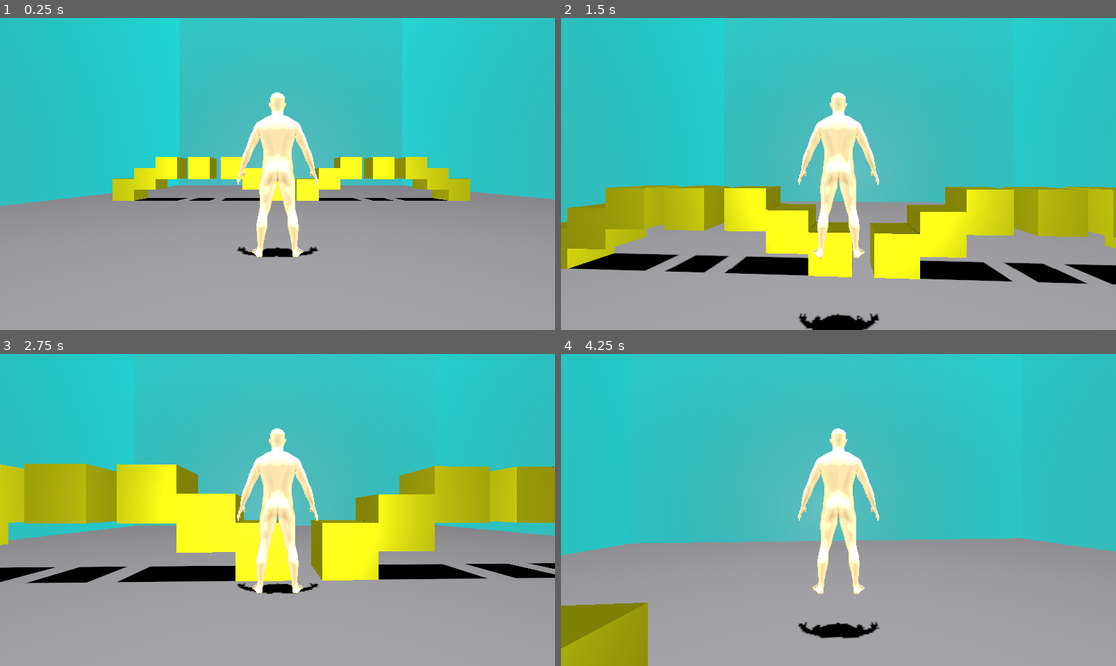
Above: before the commit, frames 1-4 (two rows, left to right).
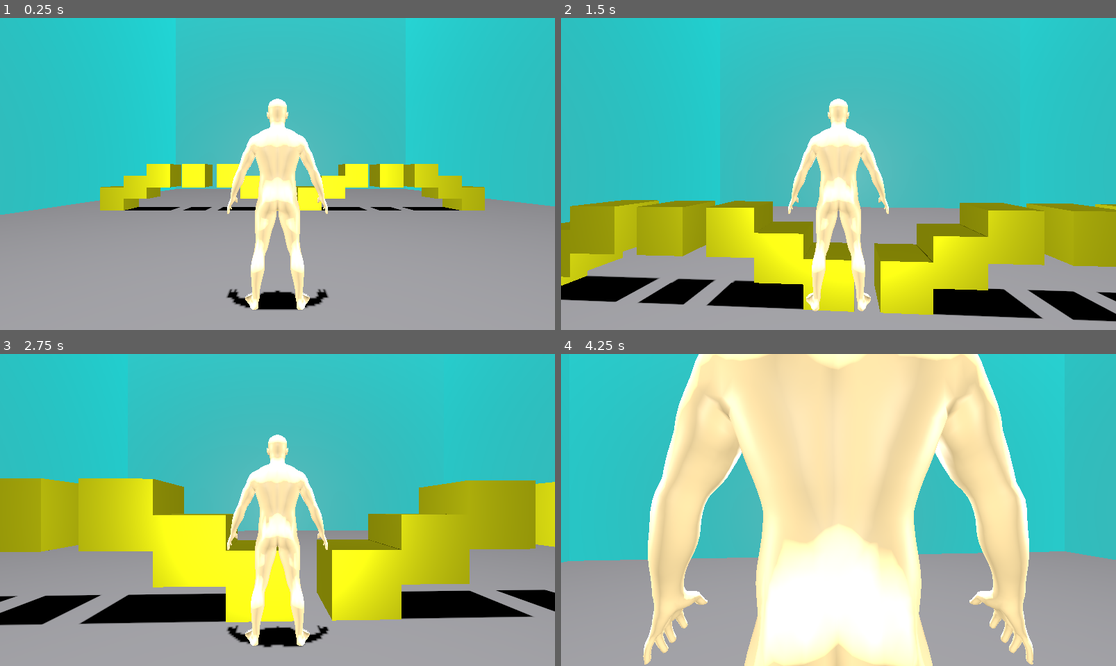
Above: after the commit, the same moments.

Repository: xcoderioslearn/test_3d_level
Game: Godot game, scene res://main.tscn
The game is run twice, just before and just after one commit, with the same random seed, the same clock (stepped at 60 frames per second) and the same inputs.
Inputs (mouse positions are in pixels of both pictures, inside the frame that each line leads up to):
- Up to frame 1 (0.25 s): no input
- Up to frame 2 (1.5 s): tap Enter (ui_accept) at 0.5, 0.77 s; move the mouse to (866, 174) at 0.52 s; hold Up (ui_up) from 0.53 s (still down); click (866, 174) at 0.67 s; move the mouse to (810, 174) at 1.27 s
- Up to frame 3 (2.75 s): keep holding Up (ui_up); tap Enter (ui_accept) at 1.52 s; move the mouse to (288, 503) at 2.02 s
- Up to frame 4 (4.25 s): keep holding Up (ui_up); tap Enter (ui_accept) at 2.75, 3.02, 3.77 s; move the mouse to (832, 516) at 2.77 s; click (832, 516) at 2.92 s; move the mouse to (877, 513) at 3.52 s

The runs differ from the first frame. In frame 1, 10% of the frame differs, in the area x 0-100%, y 23-94%; in frame 2, 30%; in frame 3, 32%; in frame 4, 53%, in the area x 0-100%, y 0-100%.

Commit message:
SpringArm3D added

Diff:
--- a/character.gd
+++ b/character.gd
@@ -3,7 +3,7 @@
 const SPEED = 10
 const JUMP_VELOCITY = 7
 const MOUSE_SENS = 0.001
-@onready var camera = $Camera3D
+@onready var camera = $SpringArm3D/Camera3D
 var mouse_locked := true
 
 func _ready() -> void:
--- a/main.tscn
+++ b/main.tscn
@@ -1,7 +1,11 @@
-[gd_scene load_steps=3 format=3 uid="uid://cvyibhgendbq4"]
+[gd_scene load_steps=4 format=3 uid="uid://cvyibhgendbq4"]
 
 [ext_resource type="PackedScene" uid="uid://bkkmjrsw8nhju" path="res://inhereted scenes/floor.tscn" id="1_ig7tw"]
 [ext_resource type="PackedScene" uid="uid://d3q1vhdth0gl3" path="res://character.tscn" id="2_0xm2m"]
+
+[sub_resource type="BoxShape3D" id="BoxShape3D_0xm2m"]
+margin = 2.657
+size = Vector3(7.12, 6.59, 5.98)
 
 [node name="TestLevel" type="Node3D"]
 
@@ -10,8 +14,14 @@
 [node name="Character" parent="." instance=ExtResource("2_0xm2m")]
 transform = Transform3D(1, 0, 0, 0, 1, 0, 0, 0, 1, -2.785, 0.101, 13.422)
 
-[node name="Camera3D" type="Camera3D" parent="Character"]
-transform = Transform3D(1, 0, 0, 0, 1, 0, 0, 0, 1, 0, 2.5, 6.3)
+[node name="SpringArm3D" type="SpringArm3D" parent="Character"]
+transform = Transform3D(1, 0, 0, 0, 1, 0, 0, 0, 1, 0, 3.18561, 0)
+shape = SubResource("BoxShape3D_0xm2m")
+spring_length = 5.0
+
+[node name="Camera3D" type="Camera3D" parent="Character/SpringArm3D"]
+transform = Transform3D(1, 0, 0, 0, 1, 0, 0, 0, 1, 0, 0, 4.26)
+visible = false
 
 [node name="Lights" type="Node3D" parent="."]
 
